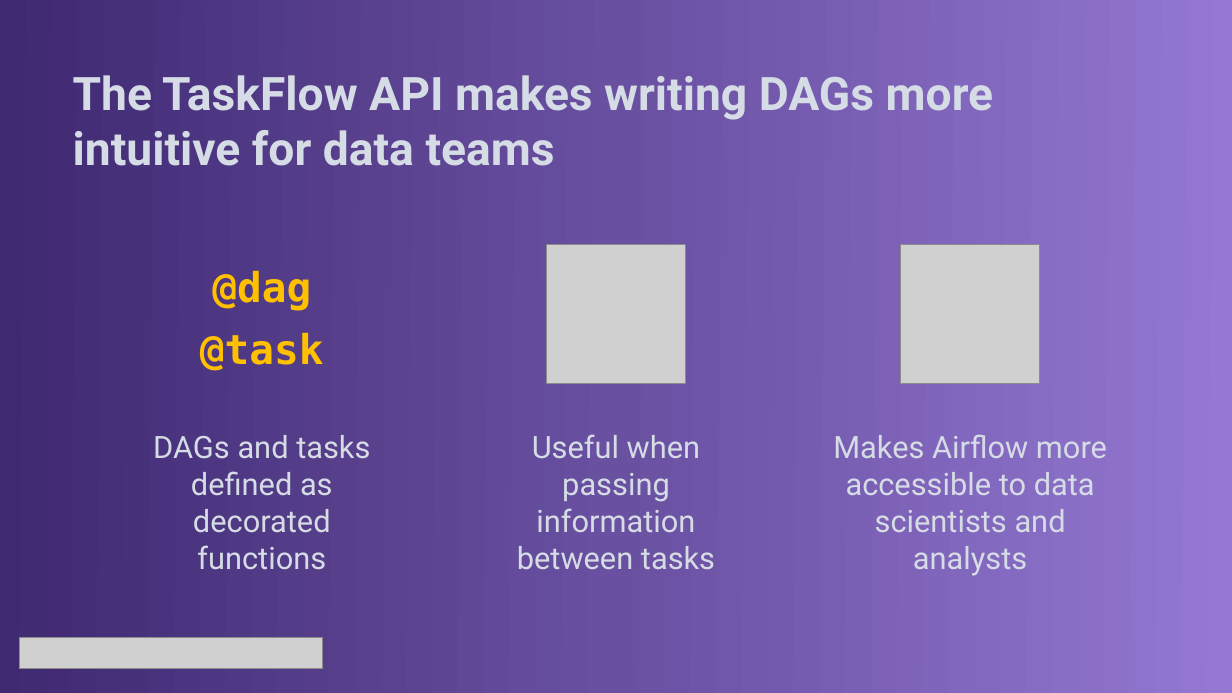
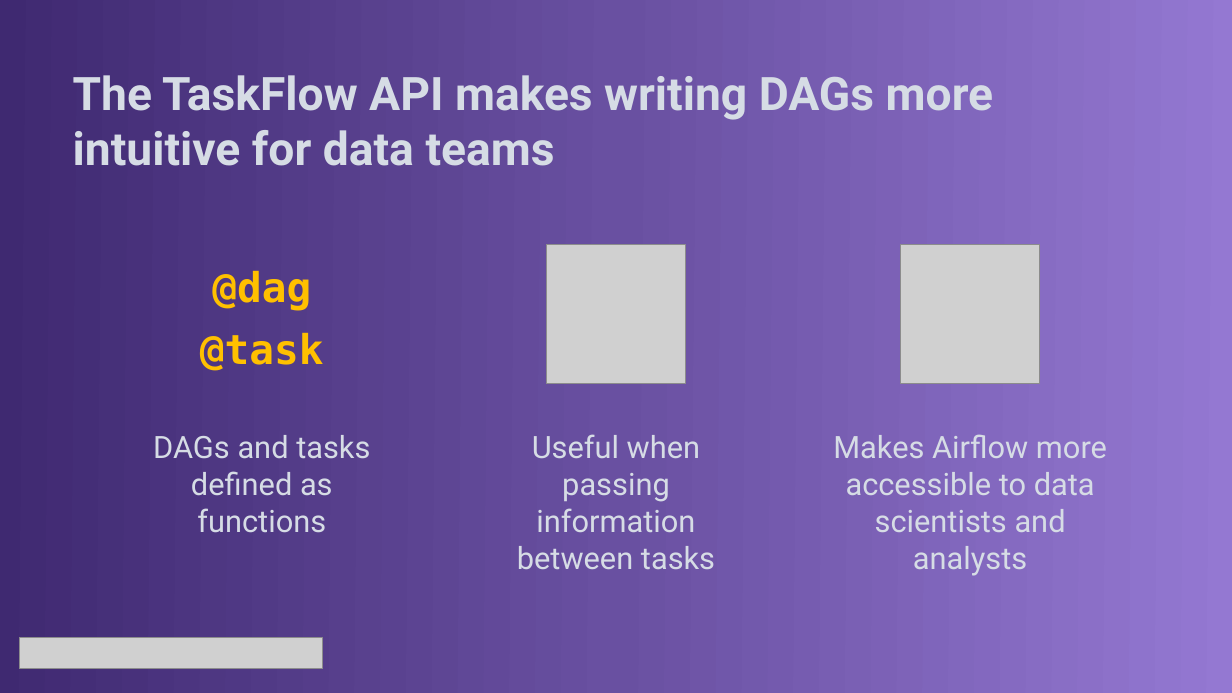
Before and after one commit to jroachgolf84/astronomer-panel-interview, a slide deck: slide 13 of documentation/Astronomer Panel Presentation.pptx (slide 12 before the commit). Drawn at 1232x693 pixels with LibreOffice and Linux fonts; fonts in the diff are those of the drawing; grey boxes stand for pictures. Boxes give left, top, right and bottom in pixels: in the first picture for what was removed or moved away, otherwise in the second. Text is boxed around its words. In the diff, an @@ line names an element or a change of style, - is before the commit and + after.

```diff
--- a/documentation/Astronomer Panel Presentation.pptx
+++ b/documentation/Astronomer Panel Presentation.pptx
@@ text at (x1=153, y1=435, x2=370, y2=533): text changed @@
-DAGs and tasks defined as decorated functions
+DAGs and tasks defined as functions
```
Also in this commit, not shown: 14 other slides changed, 1 slide added, 1 other file.
